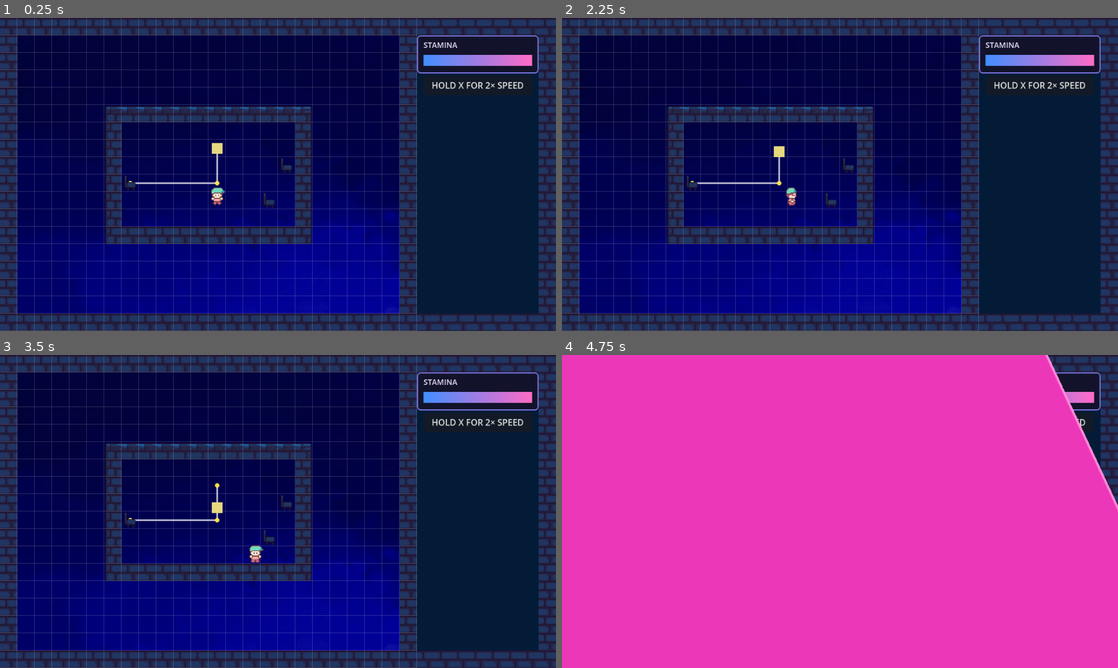
Above: before the commit, frames 1-4 (two rows, left to right).
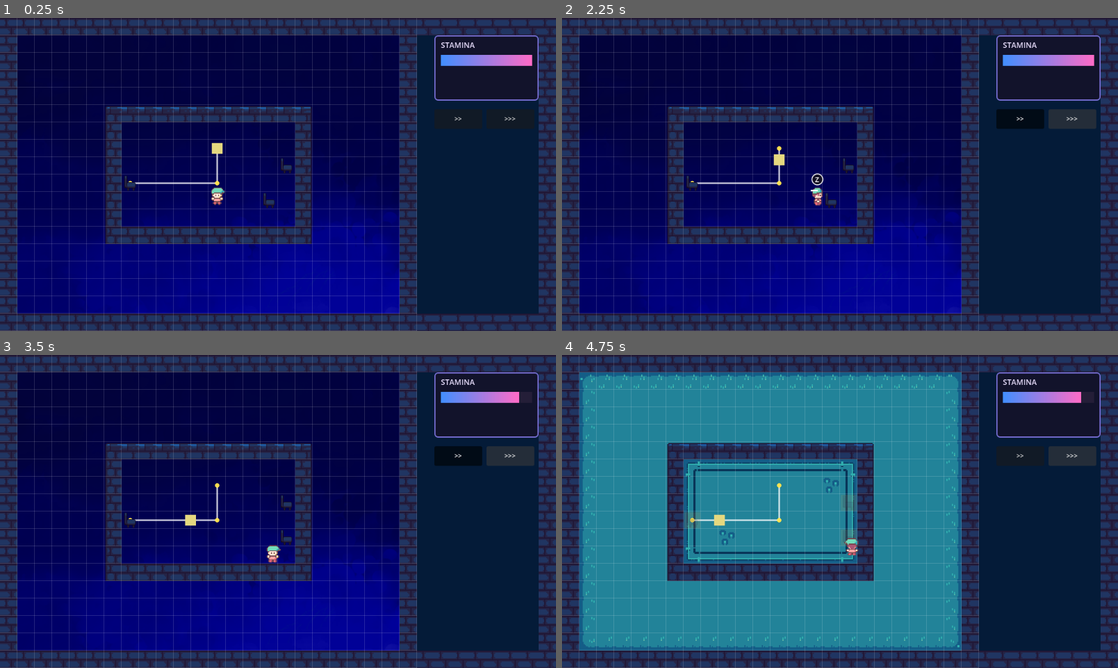
Above: after the commit, the same moments.

Repository: ConanY123/Game-Jam-Drift-MICK
Game: Godot game, scene res://scenes/levels/level-0.tscn
Same seed, same stepped clock (60 frames per second), same inputs: the game is played once before the commit and once after it.
Inputs (mouse positions are in pixels of both pictures, inside the frame that each line leads up to):
- Up to frame 1 (0.25 s): no input
- Up to frame 2 (2.25 s): click "HOLD X FOR 2× SPEED" (after the commit: ">>") at 0.5 s; click (1073, 118) at 1.25 s, where only the run after the commit has a clickable ">>>"; tap Enter at 2 s; hold D (move_right) from 2.03 s (still down); hold Z (interact) from 2.03 s (still down)
- Up to frame 3 (3.5 s): tap Space at 2.27, 3.02 s; tap X at 2.3, 2.85 s; release D (move_right) at 2.78 s; release Z (interact) at 2.78 s; hold S (move_down) from 2.78 s (still down); tap Z (interact) at 3.05 s
- Up to frame 4 (4.75 s): release S (move_down) at 3.53 s; hold D (move_right) 3.53-4.28 s; hold Z (interact) 3.53-4.28 s; tap X at 3.8 s; hold W (move_up) from 4.28 s (still down); tap C (switch_realm) at 4.35 s; tap Space at 4.52 s; tap Z (interact) at 4.55 s

The runs differ from the first frame. In frame 1, 0.8% of the frame differs, in the area x 75-97%, y 5-33%; in frame 2, 2.2%; in frame 3, 2.4%; in frame 4, 97%, in the area x 0-100%, y 0-100%.

Commit message:
UI adjustments and 20x speed button

Diff:
--- a/scenes/levels/level-2.tscn
+++ b/scenes/levels/level-2.tscn
@@ -5,8 +5,6 @@
 [ext_resource type="Texture2D" uid="uid://dly3parmmprc1" path="res://sprites/backgrounds/NIGHT BACKGROUND.png" id="3_physical_bg"]
 [ext_resource type="Texture2D" uid="uid://bq7hpngdvkqg6" path="res://sprites/backgrounds/DREAM BACKGROUND.png" id="4_dream_bg"]
 [ext_resource type="PackedScene" uid="uid://br1sss08ewpld" path="res://scenes/objects/pushables/sliding_cart.tscn" id="5_5d0y8"]
-[ext_resource type="PackedScene" uid="uid://2fh4n2427dab" path="res://scenes/objects/outputs/computer.tscn" id="7_6akv6"]
-[ext_resource type="PackedScene" uid="uid://or60rgjdpxpt" path="res://scenes/objects/signals/lever.tscn" id="8_p8qr4"]
 
 [sub_resource type="Curve2D" id="Curve2D_route"]
 _data = {
@@ -58,6 +56,9 @@
 [node name="SlidingCart2" parent="." unique_id=1791501710 instance=ExtResource("5_5d0y8")]
 position = Vector2(96, 448)
 
+[node name="Sprite2D" parent="SlidingCart2" index="0" unique_id=2140872601]
+flip_h = true
+
 [node name="SlidingCart3" parent="." unique_id=2049063053 instance=ExtResource("5_5d0y8")]
 position = Vector2(192, 480)
 
@@ -75,3 +76,5 @@
 [node name="SlidingCart3Vertical" parent="." unique_id=342531160 instance=ExtResource("5_5d0y8")]
 position = Vector2(224, 416)
 orientation = 1
+
+[editable path="SlidingCart2"]
--- a/scenes/levels/level-test.tscn
+++ b/scenes/levels/level-test.tscn
@@ -7,6 +7,7 @@
 [ext_resource type="PackedScene" path="res://scenes/objects/outputs/moving_platform.tscn" id="6_x2tw1"]
 [ext_resource type="PackedScene" uid="uid://or60rgjdpxpt" path="res://scenes/objects/signals/lever.tscn" id="7_5llcw"]
 [ext_resource type="PackedScene" path="res://scenes/objects/pushables/goose.tscn" id="7_i1e88"]
+[ext_resource type="PackedScene" uid="uid://2fh4n2427dab" path="res://scenes/objects/outputs/computer.tscn" id="8_5llcw"]
 
 [sub_resource type="Curve2D" id="Curve2D_orn5u"]
 _data = {
@@ -66,3 +67,13 @@
 off_destination = Vector2i(10, 0)
 on_destination = Vector2i(15, 0)
 size = Vector2i(3, 1)
+
+[node name="test" type="Node" parent="." unique_id=461625980]
+
+[node name="Lever" parent="test" unique_id=237496887 instance=ExtResource("7_5llcw")]
+position = Vector2(288, 352)
+outputs = Array[NodePath]([NodePath("../Computer")])
+
+[node name="Computer" parent="test" unique_id=1958667487 instance=ExtResource("8_5llcw")]
+position = Vector2(384, 288)
+aura_rotation_degrees = 90
--- a/scenes/objects/outputs/moving_platform.tscn
+++ b/scenes/objects/outputs/moving_platform.tscn
@@ -8,6 +8,7 @@
 off_destination = Vector2i(0, 0)
 on_destination = Vector2i(0, 0)
 speed = 2.0
+can_be_pushed = false
 realm = 1
 is_floor = true
 color = Color(0.545098, 0.352941, 0.168627, 1)
--- a/scenes/objects/pushables/sliding_cart.tscn
+++ b/scenes/objects/pushables/sliding_cart.tscn
@@ -1,24 +1,22 @@
 [gd_scene format=3 uid="uid://br1sss08ewpld"]
 
-[ext_resource type="Script" path="res://scripts/objects/pushables/sliding_cart.gd" id="1_cart"]
-[ext_resource type="Texture2D" uid="uid://dl8irc6glfi27" path="res://sprites/tilesets/Table_Chair_Wall_Spritesheet_Dream.png" id="2_1rn6w"]
+[ext_resource type="Script" uid="uid://dg1aoo86dbja0" path="res://scripts/objects/pushables/sliding_cart.gd" id="1_cart"]
+[ext_resource type="Texture2D" uid="uid://c3v8ixvxei8l2" path="res://sprites/objects/Cart.png" id="2_2ucqn"]
 
 [sub_resource type="RectangleShape2D" id="RectangleShape2D_1lxwa"]
 size = Vector2(60, 28)
 
 [node name="SlidingCart" type="Node2D" unique_id=1983659059]
 script = ExtResource("1_cart")
-orientation = 0
 
 [node name="Sprite2D" type="Sprite2D" parent="." unique_id=2140872601]
-position = Vector2(32, 16)
-scale = Vector2(0.75, 0.5357143)
-texture = ExtResource("2_1rn6w")
-region_enabled = true
+position = Vector2(33, 16)
+scale = Vector2(2, 2)
+texture = ExtResource("2_2ucqn")
 region_rect = Rect2(120, 8, 80, 56)
 
 [node name="StaticBody2D" type="StaticBody2D" parent="." unique_id=1472402165]
 
-[node name="CollisionShape2D" type="CollisionShape2D" parent="StaticBody2D"]
+[node name="CollisionShape2D" type="CollisionShape2D" parent="StaticBody2D" unique_id=29047720]
 position = Vector2(32, 16)
 shape = SubResource("RectangleShape2D_1lxwa")
--- a/scenes/ui/stamina_bar.tscn
+++ b/scenes/ui/stamina_bar.tscn
@@ -20,7 +20,7 @@
 
 [sub_resource type="GradientTexture2D" id="GradTex_fill"]
 gradient = SubResource("Gradient_fill")
-width = 200
+width = 168
 height = 20
 
 [sub_resource type="ShaderMaterial" id="ShaderMaterial_edge"]
@@ -45,16 +45,17 @@
 anchors_preset = -1
 anchor_left = 0.75
 anchor_right = 1.0
+offset_left = 32.0
 offset_top = 32.0
 offset_right = -32.0
-offset_bottom = 102.0
+offset_bottom = 152.0
 theme_override_styles/panel = SubResource("StyleBox_panel")
 
 [node name="Label" type="Label" parent="Panel" unique_id=1047913316]
 layout_mode = 0
 offset_left = 12.0
 offset_top = 8.0
-offset_right = 212.0
+offset_right = 180.0
 offset_bottom = 28.0
 theme_override_colors/font_color = Color(0.92, 0.88, 1, 1)
 theme_override_font_sizes/font_size = 14
@@ -65,22 +66,36 @@
 layout_mode = 0
 offset_left = 12.0
 offset_top = 36.0
-offset_right = 212.0
+offset_right = 180.0
 offset_bottom = 56.0
 color = Color(0.14, 0.12, 0.22, 1)
 
 [node name="Fill" type="TextureRect" parent="Panel/BarBG" unique_id=1816270553]
 layout_mode = 0
-offset_right = 200.0
+offset_right = 168.0
 offset_bottom = 20.0
 texture = SubResource("GradTex_fill")
 expand_mode = 1
 
 [node name="SpeedButton" type="Button" parent="." unique_id=1987125301]
-offset_left = 770.0
-offset_top = 96.0
-offset_right = 970.0
-offset_bottom = 132.0
-offset_transform_enabled = true
-offset_transform_position = Vector2(10, 10)
-text = "HOLD X FOR 2× SPEED"
+anchors_preset = -1
+anchor_left = 0.75
+anchor_right = 0.75
+offset_left = 32.0
+offset_top = 168.0
+offset_right = 120.0
+offset_bottom = 204.0
+theme_override_font_sizes/font_size = 12
+toggle_mode = true
+text = ">>"
+
+[node name="FastForwardButton" type="Button" parent="."]
+anchors_preset = -1
+anchor_left = 0.75
+anchor_right = 0.75
+offset_left = 128.0
+offset_top = 168.0
+offset_right = 216.0
+offset_bottom = 204.0
+theme_override_font_sizes/font_size = 12
+text = ">>>"
--- a/scripts/objects/outputs/moving_platform.gd
+++ b/scripts/objects/outputs/moving_platform.gd
@@ -13,9 +13,16 @@
 
 
 func _ready() -> void:
-	can_be_pushed = false
 	_set_footprint()
 	super._ready()
+
+
+func can_push(_dir: Vector2i) -> bool:
+	return false
+
+
+func can_interact(_dir: Vector2i) -> bool:
+	return false
 
 
 func setup(p_level: LevelBase, p_center_cell: Vector2i) -> void:
--- a/scripts/ui/stamina_bar.gd
+++ b/scripts/ui/stamina_bar.gd
@@ -1,20 +1,20 @@
 class_name StaminaBar
 extends CanvasLayer
 
-# Stamina readout, sitting in the right-hand UI strip (play field is 768px wide;
-# the strip runs 768..1024). Mirrors result_overlay's pattern: the level
-# instantiates this and calls setup(level); we hook the player's
-# stamina_changed signal and resize the gradient fill.
+# Stamina readout and time controls in the right-hand UI strip. The level
+# instantiates this and calls setup(level); we hook the player's stamina_changed
+# signal and resize the gradient fill.
 #
 # Self-contained: it only reads the player's stamina fraction via the signal.
 
 @onready var _fill: TextureRect = $Panel/BarBG/Fill
 @onready var _label: Label = $Panel/Label
 @onready var _speed_button: Button = $SpeedButton
+@onready var _fast_forward_button: Button = $FastForwardButton
 @onready var _edge_effect: ColorRect = $EdgeEffect
 @onready var _edge_material: ShaderMaterial = $EdgeEffect.material
 
-const FULL_WIDTH := 200.0  # px width of the bar at 100% (matches the scene)
+const FULL_WIDTH := 168.0  # six-cell panel width minus its 12px side margins
 const BAR_HEIGHT := 20.0  # bar fill height (matches the scene)
 const LOW_FRACTION := 0.35  # design doc warns around 35%
 const LOW_STAMINA_EFFECT_START := 0.6
@@ -24,9 +24,10 @@
 const REALM_ATTEMPT_PULSE_DURATION := 0.55
 const NORMAL_TIME_SCALE := 1.0
 const FAST_TIME_SCALE := 2.0
-
-var _speed_button_held := false
-var _speed_key_held := false
+const FAST_FORWARD_TIME_SCALE := 16.0
+
+var _fast_forward_held := false
+var _two_x_enabled := false
 var _player: Player
 var _level: LevelBase
 var _effect_time := 0.0
@@ -36,8 +37,9 @@
 var _stamina_display_initialized := false
 
 func _ready() -> void:
-	_speed_button.button_down.connect(_on_speed_button_down)
-	_speed_button.button_up.connect(_on_speed_button_up)
+	_speed_button.toggled.connect(_on_speed_button_toggled)
+	_fast_forward_button.button_down.connect(_on_fast_forward_button_down)
+	_fast_forward_button.button_up.connect(_on_fast_forward_button_up)
 	_edge_effect.mouse_filter = Control.MOUSE_FILTER_IGNORE
 	_edge_effect.set_anchors_and_offsets_preset(Control.PRESET_FULL_RECT)
 	get_viewport().size_changed.connect(_update_edge_effect_size)
@@ -53,19 +55,24 @@
 	_edge_material.set_shader_parameter("effect_time", _effect_time)
 
 func _exit_tree() -> void:
-	_speed_button_held = false
-	_speed_key_held = false
-	_update_speed_state()
+	_fast_forward_held = false
+	Engine.time_scale = NORMAL_TIME_SCALE
 
 func _notification(what: int) -> void:
 	if what == NOTIFICATION_APPLICATION_FOCUS_OUT:
-		_speed_button_held = false
-		_speed_key_held = false
+		_fast_forward_held = false
+		_fast_forward_button.set_pressed_no_signal(false)
 		_update_speed_state()
 
 func _input(event: InputEvent) -> void:
-	if event is InputEventKey and event.keycode == KEY_X:
-		_speed_key_held = event.pressed
+	if (
+		event is InputEventKey
+		and event.keycode == KEY_X
+		and event.pressed
+		and not event.echo
+	):
+		_two_x_enabled = not _two_x_enabled
+		_speed_button.set_pressed_no_signal(_two_x_enabled)
 		_update_speed_state()
 
 func setup(level: LevelBase) -> void:
@@ -185,19 +192,20 @@
 		EDGE_EFFECT_TWEEN_DURATION
 	)
 
-func _on_speed_button_down() -> void:
-	_speed_button_held = true
+func _on_speed_button_toggled(enabled: bool) -> void:
+	_two_x_enabled = enabled
 	_update_speed_state()
 
-func _on_speed_button_up() -> void:
-	_speed_button_held = false
+func _on_fast_forward_button_down() -> void:
+	_fast_forward_held = true
 	_update_speed_state()
 
+func _on_fast_forward_button_up() -> void:
+	_fast_forward_held = false
+	_update_speed_state()
+
 func _update_speed_state() -> void:
-	var speed_up := _speed_button_held or _speed_key_held
-	Engine.time_scale = FAST_TIME_SCALE if speed_up else NORMAL_TIME_SCALE
-	_speed_button.text = (
-		"2× SPEED ACTIVE (X)"
-		if speed_up
-		else "HOLD X FOR 2× SPEED"
-	)
+	if _fast_forward_held:
+		Engine.time_scale = FAST_FORWARD_TIME_SCALE
+	else:
+		Engine.time_scale = FAST_TIME_SCALE if _two_x_enabled else NORMAL_TIME_SCALE
Binary file added: sprites/objects/Cart.png
Not shown, added: sprites/objects/Cart.png.import
